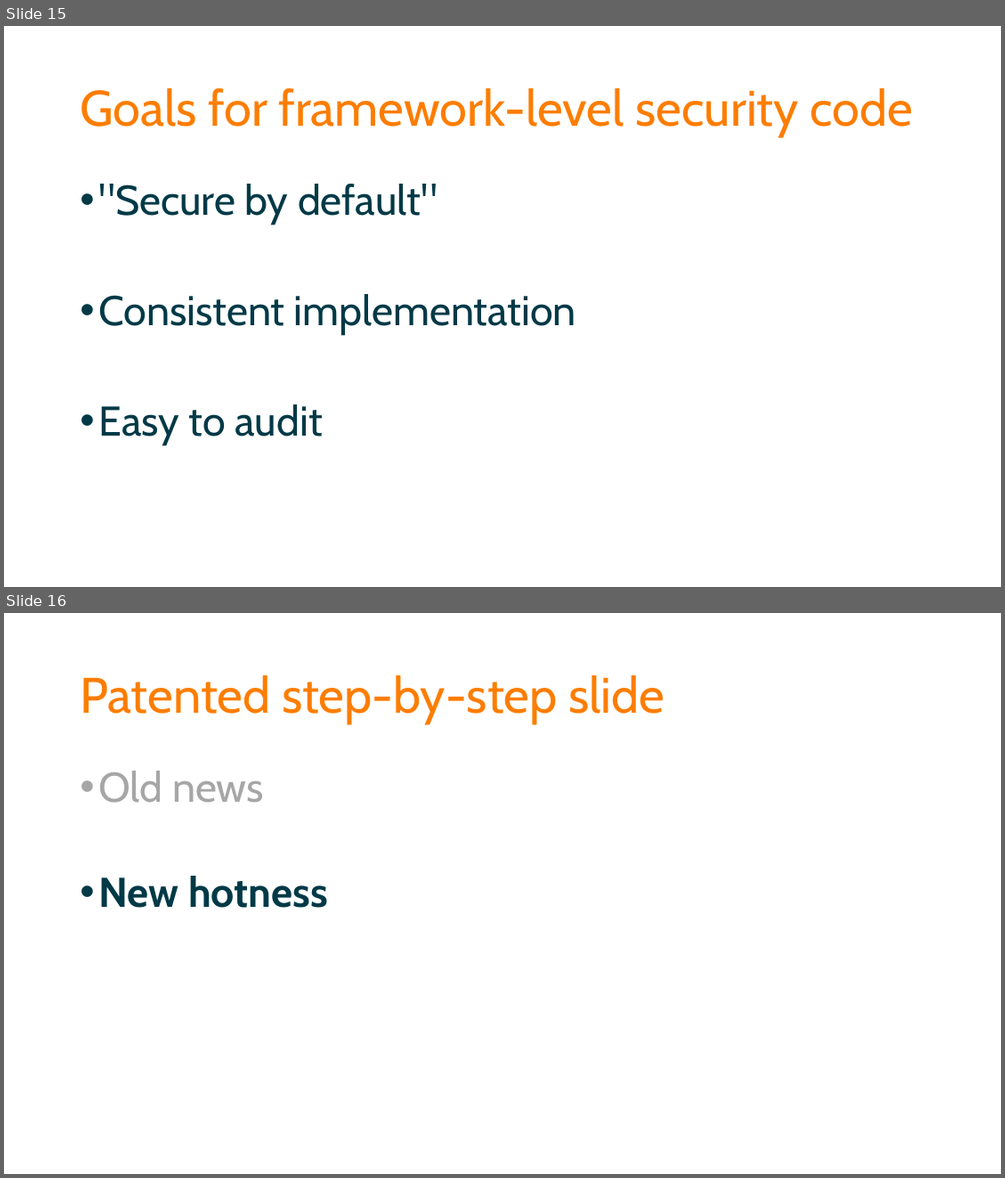
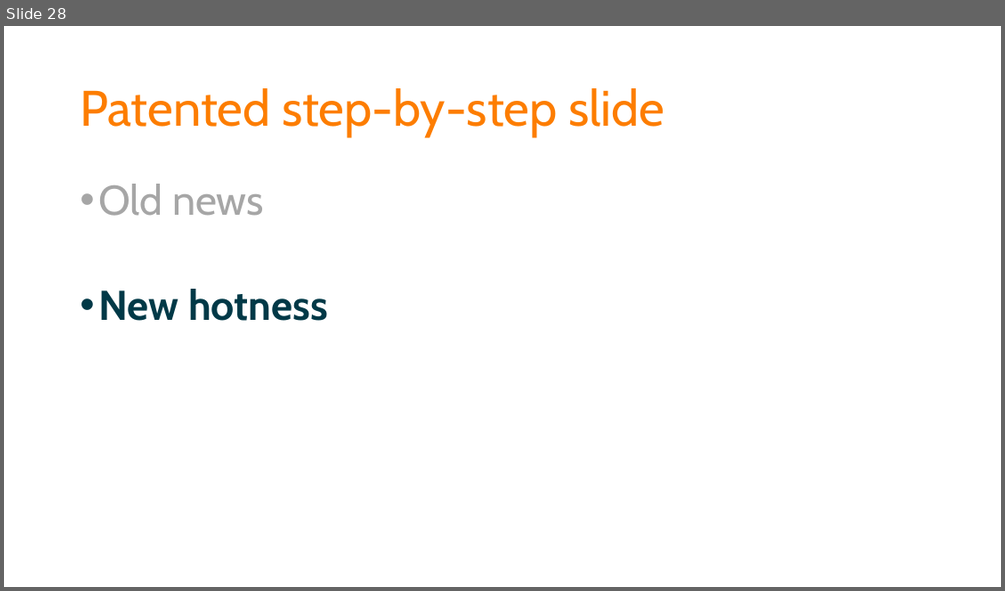
Before and after one commit to spetryjohnson/Talk---Dont-Write-Secure-Code-Design-Secure-Systems, a slide deck: Secure Systems - CodeMash 2017.pptx. Shown one above the other, each under a label of ours: slides 15 and 16 before the commit, slide 28 after it. The pictures are 1005x1178 and 1005x591 pixels, drawn with LibreOffice and Linux fonts; fonts in the diff are those of the drawing. Boxes give left, top, right and bottom in pixels: in the first picture for what was removed or moved away, otherwise in the second. Text is boxed around its words. In the diff, an @@ line names an element or a change of style, - is before the commit and + after.

```diff
--- a/Secure Systems - CodeMash 2017.pptx
+++ b/Secure Systems - CodeMash 2017.pptx
@@ slide 15 removed at [4,26,1001,587], background #FFFFFF @@
@@ title removed at [80,88,914,137] @@
-Goals for framework-level security code
@@ text removed at [98,184,576,445] @@
-• "Secure by default"
-• Consistent implementation
-• Easy to audit
@@ what was slide 16 is now slide 28 @@
```
Also in this commit, not shown: 1 slide changed, 11 slides added, 2 other files.
